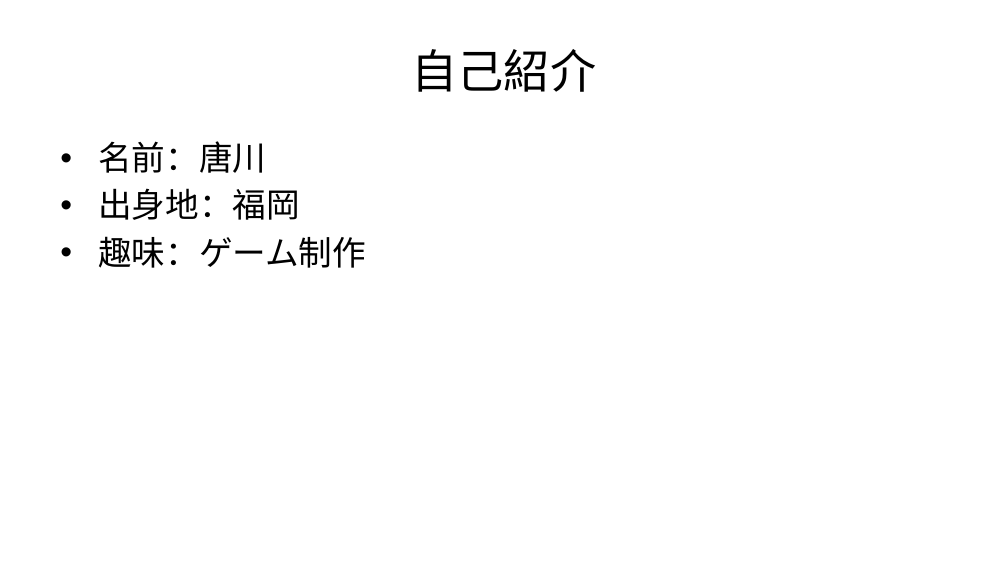
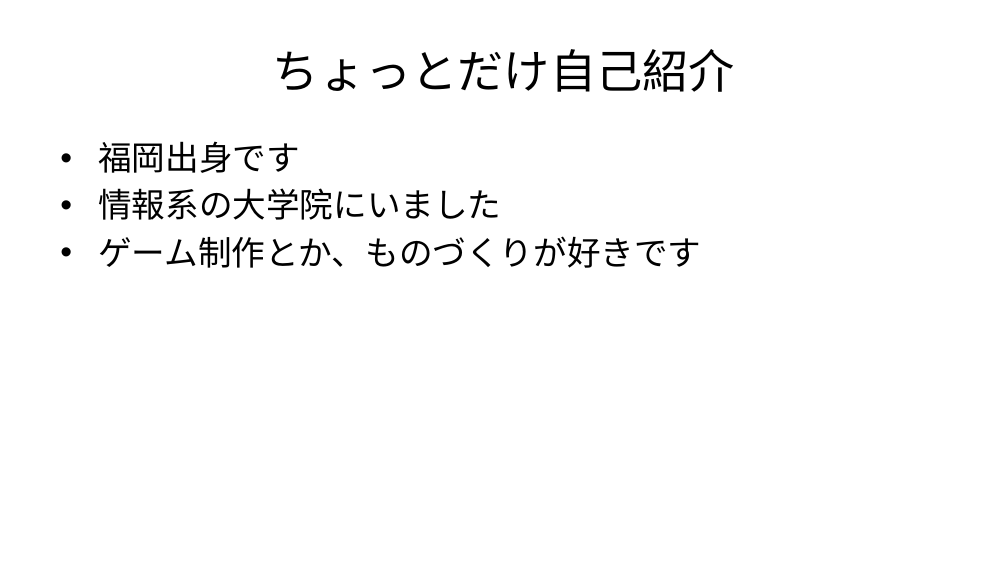
Before and after one commit to 427harinn/md-slide-tool, a slide deck: slide 3 of projects/selfintroduction/selfintroduction_pptx.pptx (slide 2 before the commit). Drawn at 1008x567 pixels with LibreOffice and Linux fonts; fonts in the diff are those of the drawing. Boxes give left, top, right and bottom in pixels: in the first picture for what was removed or moved away, otherwise in the second. Text is boxed around its words. In the diff, an @@ line names an element or a change of style, - is before the commit and + after.

```diff
--- a/projects/selfintroduction/selfintroduction_pptx.pptx
+++ b/projects/selfintroduction/selfintroduction_pptx.pptx
@@ title at (273,49,735,92): text changed @@
-自己紹介
+ちょっとだけ自己紹介
@@ text at (98,141,701,268): text changed @@
-• 名前：唐川
-• 出身地：福岡
-• 趣味：ゲーム制作
+• 福岡出身です
+• 情報系の大学院にいました
+• ゲーム制作とか、ものづくりが好きです
```
Also in this commit, not shown: 4 slides added, 1 slide removed, 4 other files.
